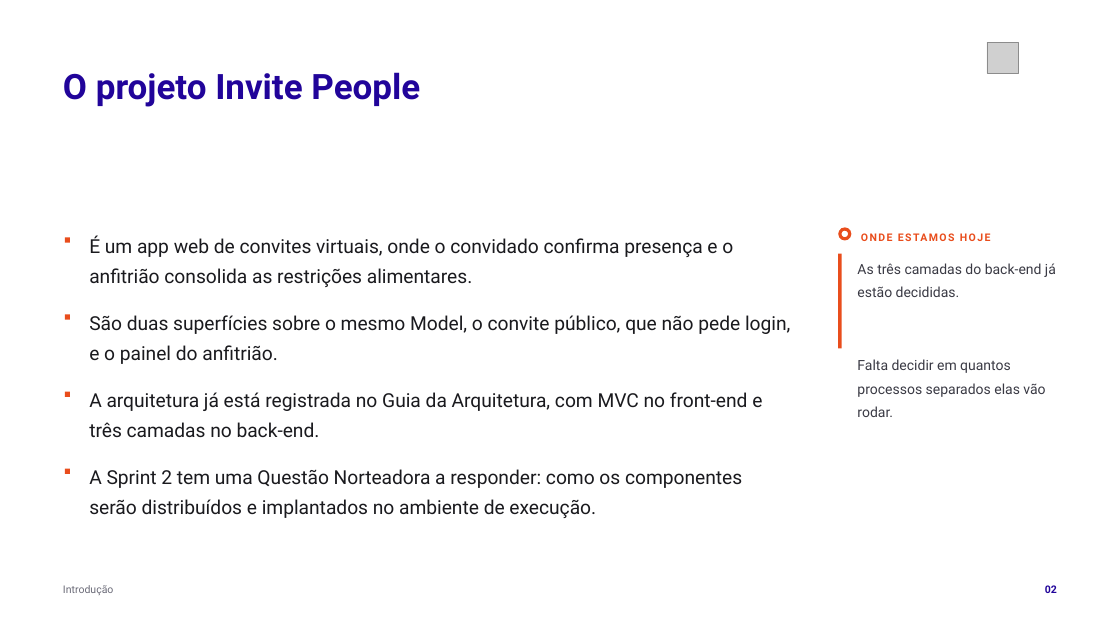
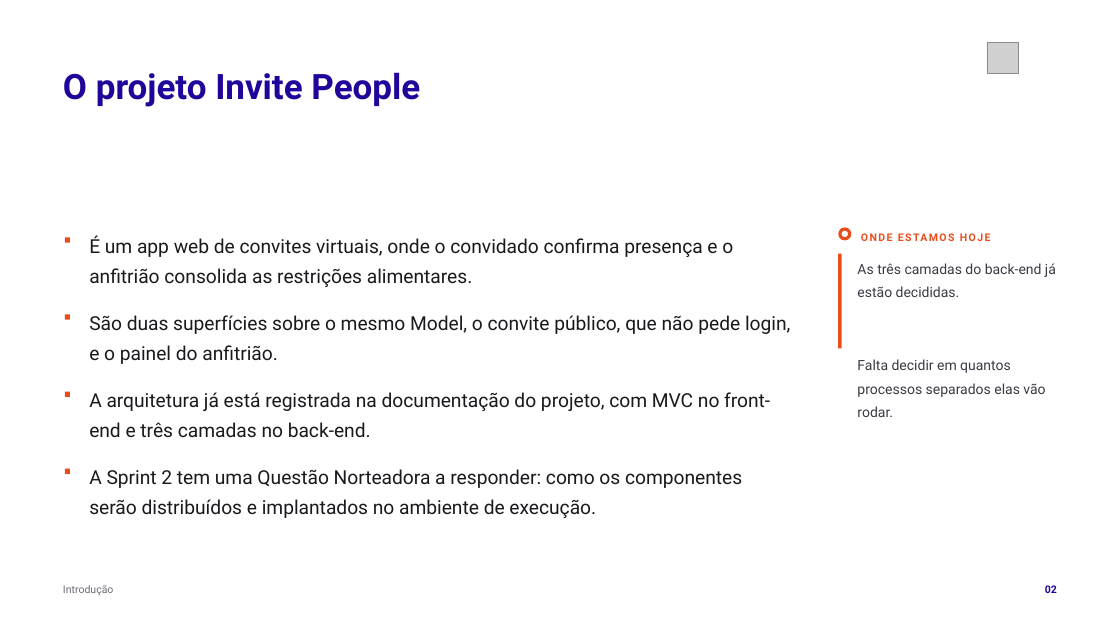
Before and after one commit to tcpassos/invite-app, a slide deck: slide 2 of trabalhos/T1-Docker-Invite-People.pptx. Drawn at 1120x630 pixels with LibreOffice and Linux fonts; fonts in the diff are those of the drawing; grey boxes stand for pictures. Boxes give left, top, right and bottom in pixels: in the first picture for what was removed or moved away, otherwise in the second. Text is boxed around its words. In the diff, an @@ line names an element or a change of style, - is before the commit and + after.

```diff
--- a/trabalhos/T1-Docker-Invite-People.pptx
+++ b/trabalhos/T1-Docker-Invite-People.pptx
@@ text at [89, 392, 770, 437]: text changed @@
-A arquitetura já está registrada no Guia da Arquitetura, com MVC no front-end e três camadas no back-end.
+A arquitetura já está registrada na documentação do projeto, com MVC no front-end e três camadas no back-end.
```
Also in this commit, not shown: 3 other slides changed, 7 other files.
